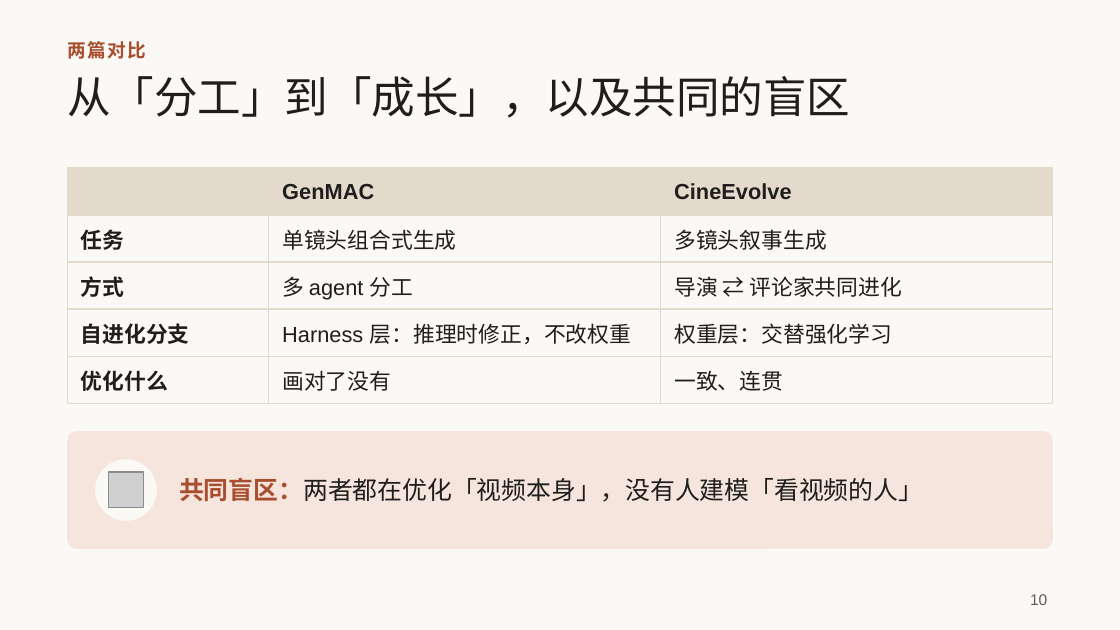
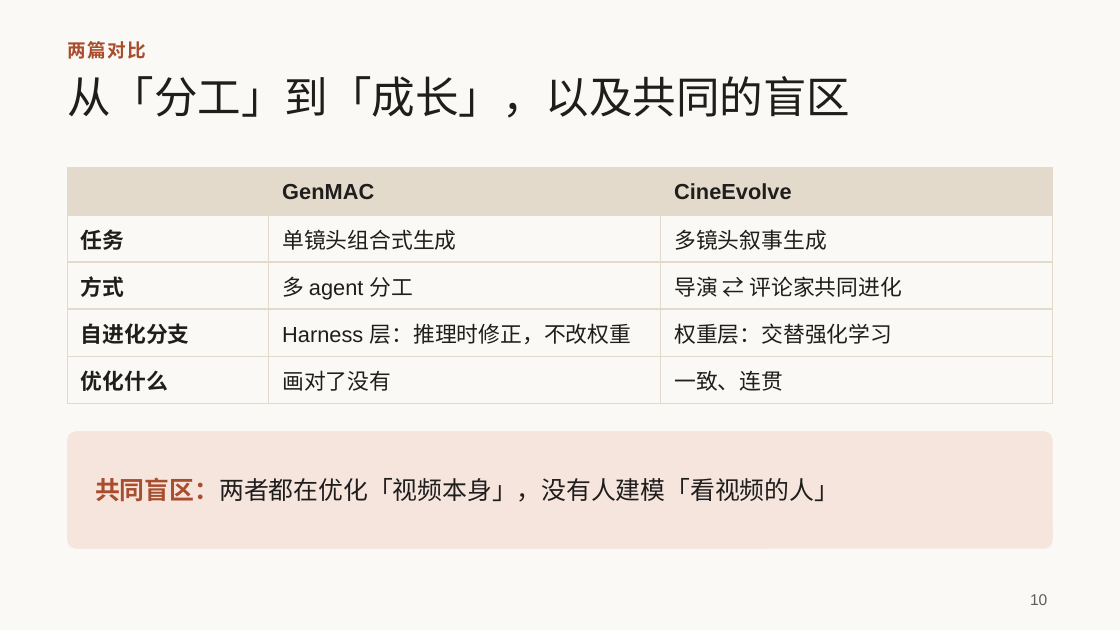
Before and after one commit to irving-2222/ICML, a slide deck: slide 10 of talk/研究分享_从多智能体协作到自进化.pptx. Drawn at 1120x630 pixels with LibreOffice and Linux fonts; fonts in the diff are those of the drawing; grey boxes stand for pictures. Boxes give left, top, right and bottom in pixels: in the first picture for what was removed or moved away, otherwise in the second. Text is boxed around its words. In the diff, an @@ line names an element or a change of style, - is before the commit and + after.

```diff
--- a/talk/研究分享_从多智能体协作到自进化.pptx
+++ b/talk/研究分享_从多智能体协作到自进化.pptx
@@ text "共同盲区：两者都在优化「视频本身」，没有人建模「看视频的人」": place and size @@
-text "共同盲区：两者都在优化「视频本身」，没有人建模「看视频的人」" at bbox=[179, 477, 923, 502]
+text "共同盲区：两者都在优化「视频本身」，没有人建模「看视频的人」" at bbox=[95, 477, 839, 502]
@@ ellipse removed at bbox=[95, 459, 157, 521] @@
@@ picture removed at bbox=[109, 473, 144, 508] @@
```
Also in this commit, not shown: 5 other slides changed.
